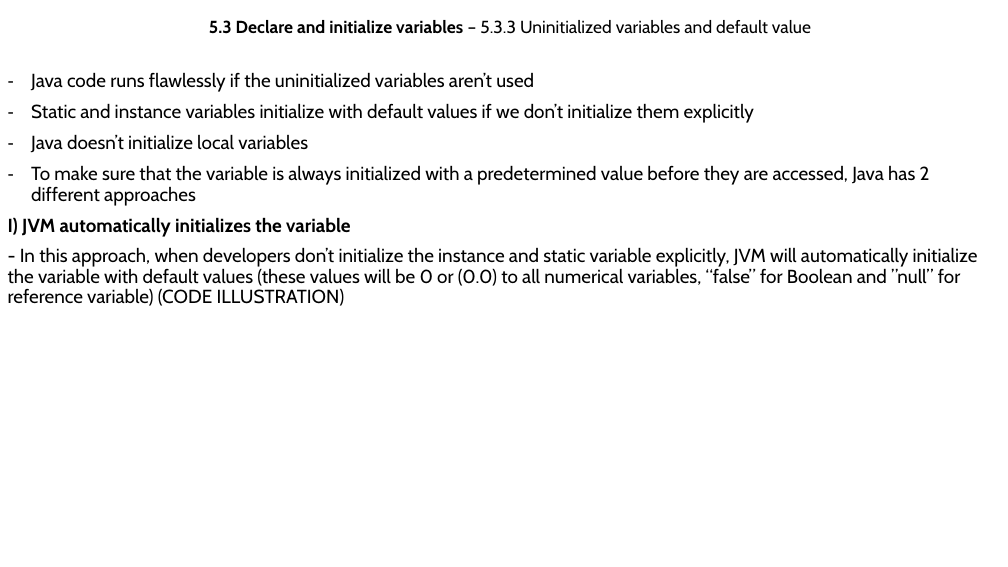
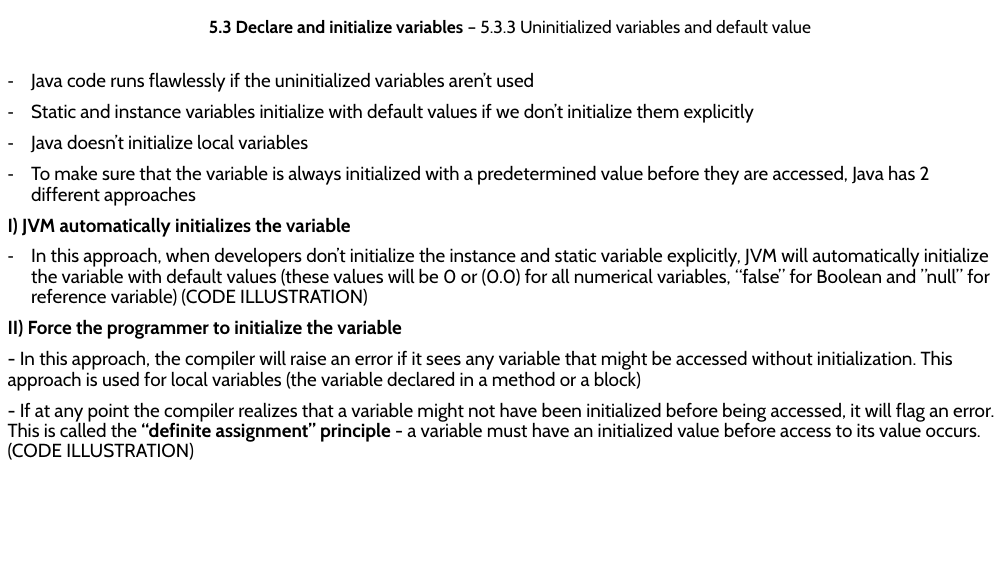
Before and after one commit to MaiDinhVinh/CS-Java, a slide deck: slide 9 of Java SE 8 Teaching Material/Chapter 5 - Working With Java Data Type.pptx. Drawn at 1008x567 pixels with LibreOffice and Linux fonts; fonts in the diff are those of the drawing. Boxes give left, top, right and bottom in pixels: in the first picture for what was removed or moved away, otherwise in the second. Text is boxed around its words. In the diff, an @@ line names an element or a change of style, - is before the commit and + after.

```diff
--- a/Java SE 8 Teaching Material/Chapter 5 - Working With Java Data Type.pptx
+++ b/Java SE 8 Teaching Material/Chapter 5 - Working With Java Data Type.pptx
@@ text at <box>8,247,994,460</box>: text changed @@
-- In this approach, when developers don’t initialize the instance and static variable explicitly, JVM will automatically initialize the variable with default values (these values will be 0 or (0.0) to all numerical variables, “false” for Boolean and ”null” for reference variable) (CODE ILLUSTRATION)
+– In this approach, when developers don’t initialize the instance and static variable explicitly, JVM will automatically initialize the variable with default values (these values will be 0 or (0.0) for all numerical variables, “false” for Boolean and ”null” for reference variable) (CODE ILLUSTRATION)
+II) Force the programmer to initialize the variable
+- In this approach, the compiler will raise an error if it sees any variable that might be accessed without initialization. This approach is used for local variables (the variable declared in a method or a block)
+- If at any point the compiler realizes that a variable might not have been initialized before being accessed, it will flag an error. This is called the “definite assignment” principle - a variable must have an initialized value before access to its value occurs. (CODE ILLUSTRATION)
```
Also in this commit, not shown: 5 slides added.
